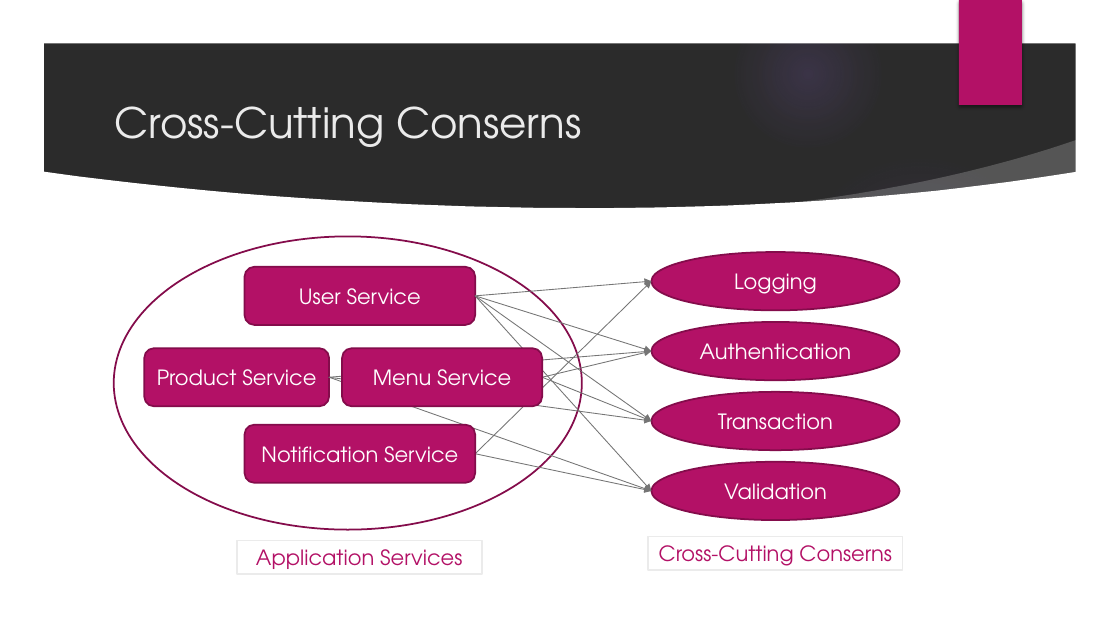
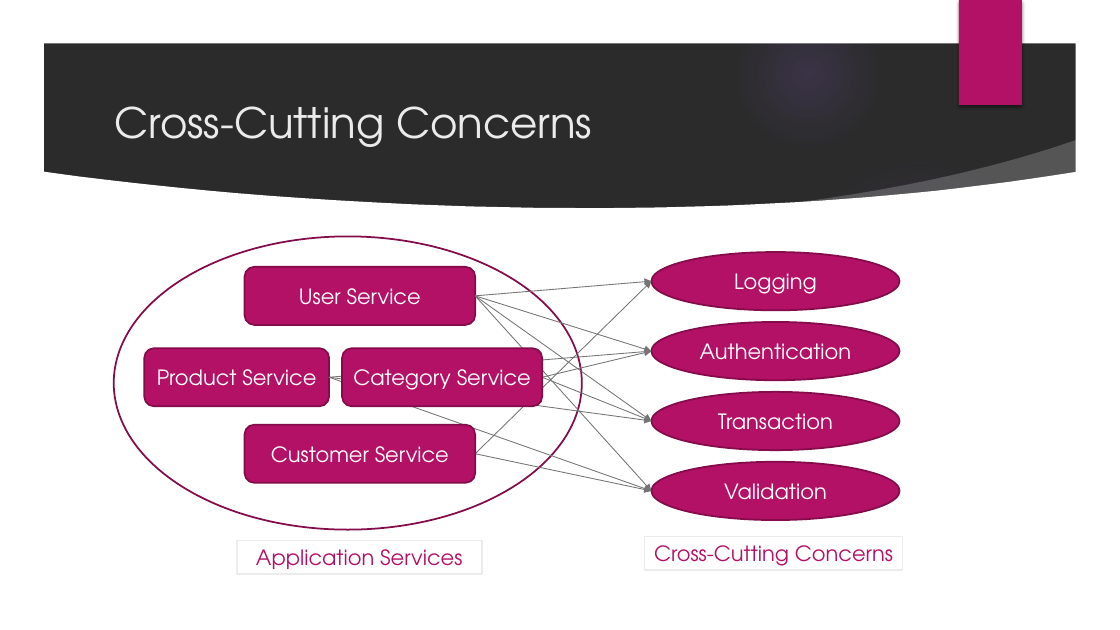
Before and after one commit to tugrulelmas/AopSample, a slide deck: slide 5 of Aop.pptx. Drawn at 1120x630 pixels with LibreOffice and Linux fonts; fonts in the diff are those of the drawing; background and template pictures are left out; a plain dark background stands for a picture behind light text. Boxes give left, top, right and bottom in pixels: in the first picture for what was removed or moved away, otherwise in the second. Text is boxed around its words. In the diff, an @@ line names an element or a change of style, - is before the commit and + after.

```diff
--- a/Aop.pptx
+++ b/Aop.pptx
@@ title at bbox=[114, 106, 592, 147]: text changed @@
-Cross-Cutting Conserns
+Cross-Cutting Concerns
@@ text in rounded rectangle at bbox=[353, 369, 531, 390]: text changed @@
-Menu Service
+Category Service
@@ text in rounded rectangle at bbox=[271, 446, 449, 463]: text changed @@
-Notification Service
+Customer Service
@@ rectangle "Cross-Cutting Concerns": place and size @@
-rectangle "Cross-Cutting Concerns" at bbox=[649, 537, 903, 571]
+rectangle "Cross-Cutting Concerns" at bbox=[644, 537, 902, 571]
@@ text in rectangle at bbox=[654, 545, 893, 566]: text changed @@
-Cross-Cutting Conserns
+Cross-Cutting Concerns
```
Also in this commit, not shown: 3 other slides changed, 3 other files.
